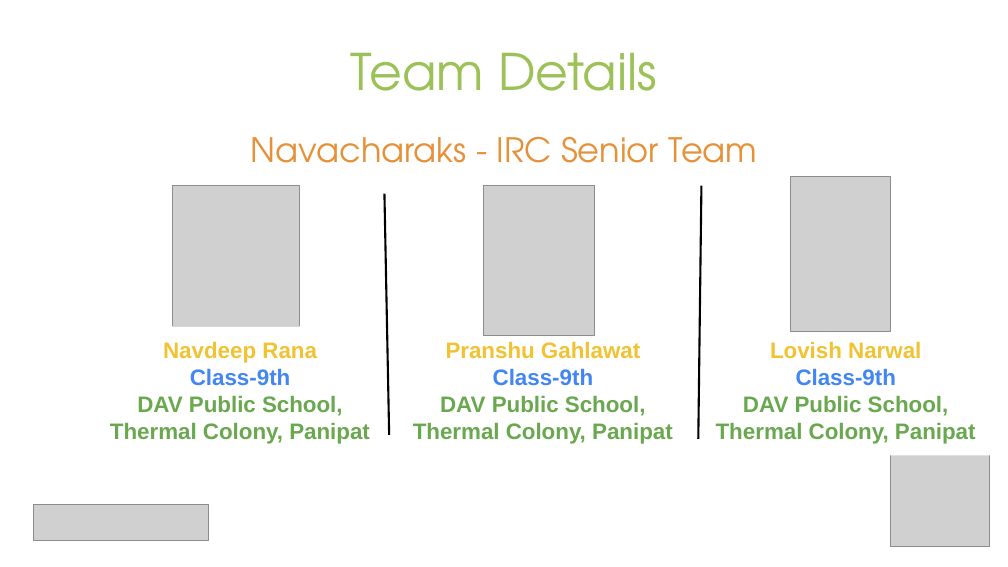
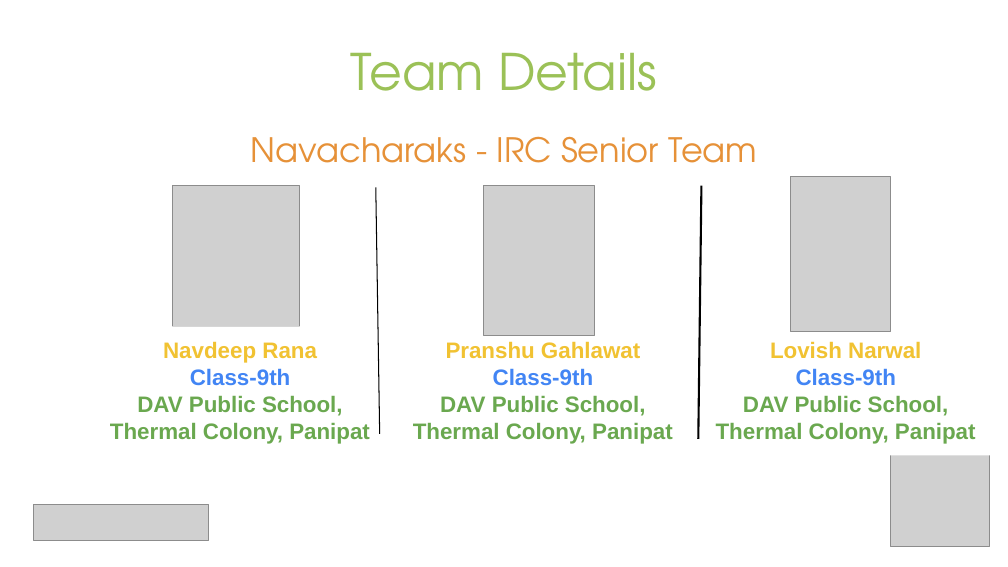
Before and after one commit to metpranshug/Navacharak, a slide deck: slide 2 of Navacharak-IRC.pptx. Drawn at 1008x567 pixels with LibreOffice and Linux fonts; fonts in the diff are those of the drawing; grey boxes stand for pictures. Boxes give left, top, right and bottom in pixels: in the first picture for what was removed or moved away, otherwise in the second. Text is boxed around its words. In the diff, an @@ line names an element or a change of style, - is before the commit and + after.

```diff
--- a/Navacharak-IRC.pptx
+++ b/Navacharak-IRC.pptx
@@ line moved from (389, 434) - (384, 194) to (376, 187) - (380, 433) @@
@@ line (376, 187) - (380, 433): stroke #000000 1.5 pt to #000000 0.75 pt @@
```
Also in this commit, not shown: 3 other slides changed, 1 slide added, 1 slide removed, 1 other file.
